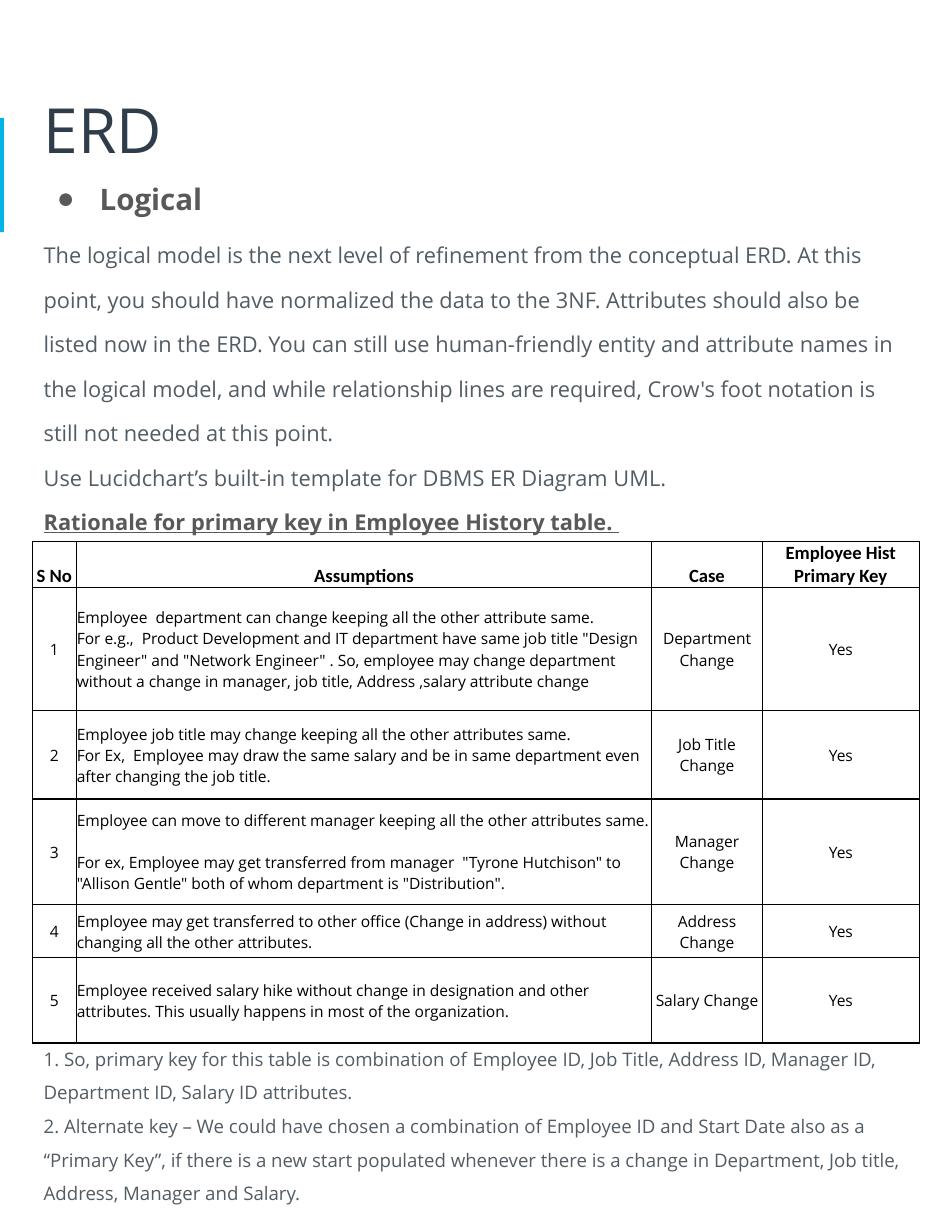
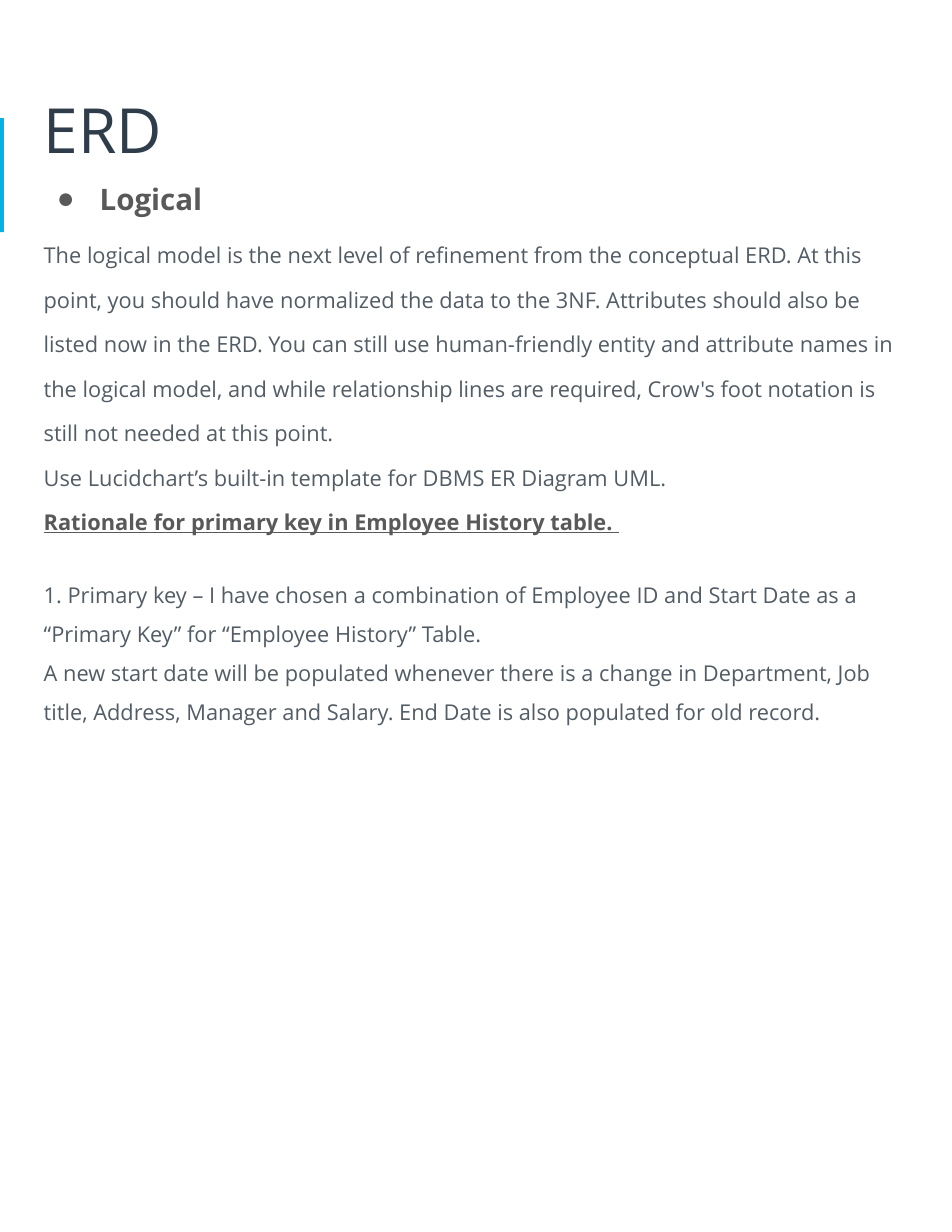
Before and after one commit to arpitsharma9/da-ud-design_hr_db, a slide deck: slide 14 of HR_Dataset_Assignment.pptx. Drawn at 952x1232 pixels with LibreOffice and Linux fonts; fonts in the diff are those of the drawing. Boxes give left, top, right and bottom in pixels: in the first picture for what was removed or moved away, otherwise in the second. Text is boxed around its words. In the diff, an @@ line names an element or a change of style, - is before the commit and + after.

```diff
--- a/HR_Dataset_Assignment.pptx
+++ b/HR_Dataset_Assignment.pptx
@@ table removed at [32, 541, 920, 1033], 6 rows, 4 columns @@
-S No | Assumptions | Case | Employee Hist Primary Key
-1 | Employee department can change keeping all the other attribute same. For e.g., Product Development and IT department have same job title "Design Engineer" and "Network Engineer" . So, employee may change department without a change in manager, job title, Address ,salary attribute change | Department Change | Yes
-2 | Employee job title may change keeping all the other attributes same. For Ex, Employee may draw the same salary and be in same department even after changing the job title. | Job Title Change | Yes
-3 | Employee can move to different manager keeping all the other attributes same. For ex, Employee may get transferred from manager "Tyrone Hutchison" to "Allison Gentle" both of whom department is "Distribution". | Manager Change | Yes
-4 | Employee may get transferred to other office (Change in address) without changing all the other attributes. | Address Change | Yes
-5 | Employee received salary hike without change in designation and other attributes. This usually happens in most of the organization. | Salary Change | Yes
@@ text at [44, 586, 870, 726]: text changed; size 12 to 14 pt @@
-1. So, primary key for this table is combination of Employee ID, Job Title, Address ID, Manager ID, Department ID, Salary ID attributes.
-2. Alternate key – We could have chosen a combination of Employee ID and Start Date also as a “Primary Key”, if there is a new start populated whenever there is a change in Department, Job title, Address, Manager and Salary.
+1. Primary key – I have chosen a combination of Employee ID and Start Date as a “Primary Key” for “Employee History” Table.
+A new start date will be populated whenever there is a change in Department, Job title, Address, Manager and Salary. End Date is also populated for old record.
```
Also in this commit, not shown: 1 other slide changed, 1 other file.
